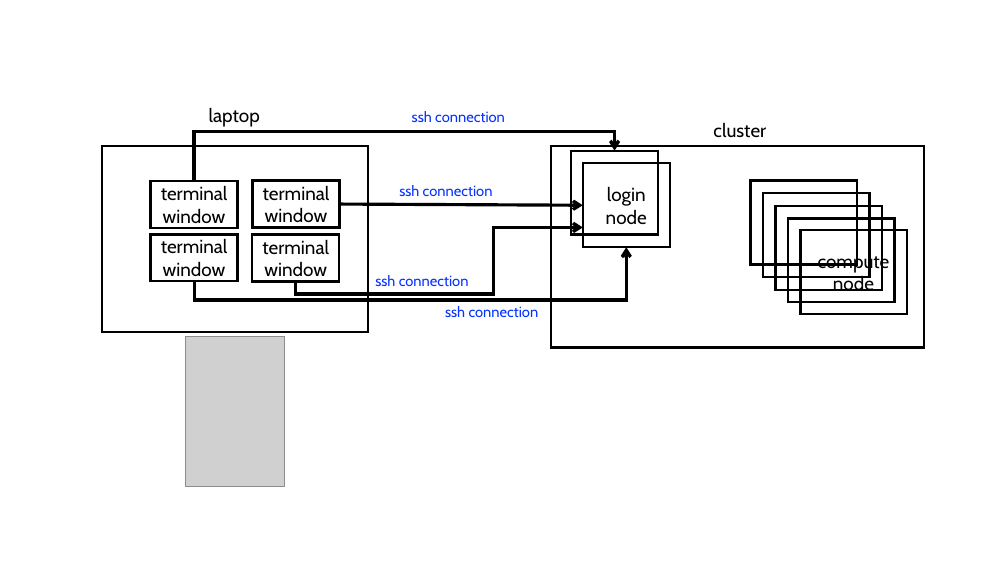
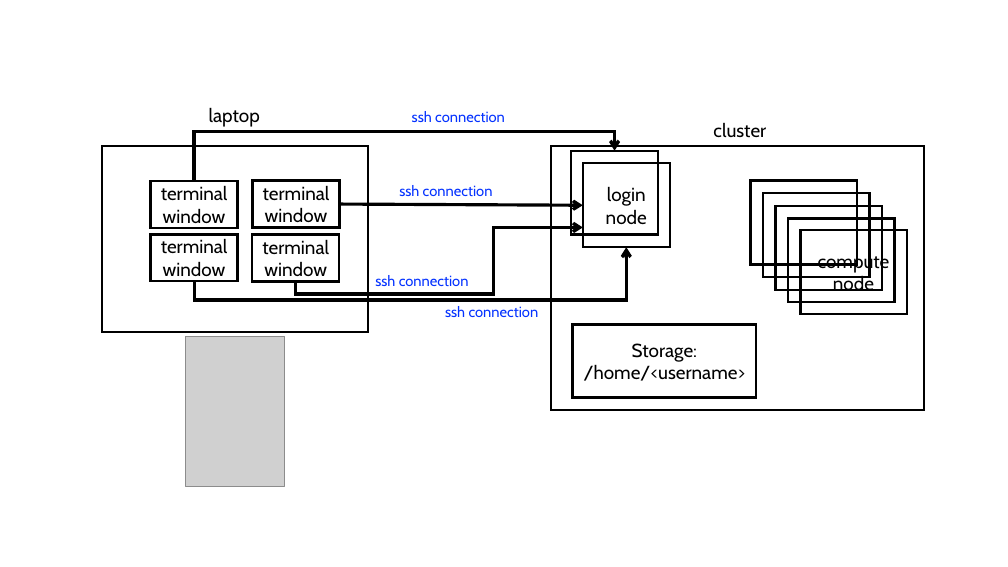
Before and after one commit to AdvancedResearchComputing/Workshops, a slide deck: slide 1 of ssh-keys/figures/context-v01.pptx. Drawn at 1008x567 pixels with LibreOffice and Linux fonts; fonts in the diff are those of the drawing; grey boxes stand for pictures. Boxes give left, top, right and bottom in pixels: in the first picture for what was removed or moved away, otherwise in the second. Text is boxed around its words. In the diff, an @@ line names an element or a change of style, - is before the commit and + after.

```diff
--- a/ssh-keys/figures/context-v01.pptx
+++ b/ssh-keys/figures/context-v01.pptx
@@ rectangle: place and size @@
-rectangle at [551,146,924,348]
+rectangle at [551,146,924,410]
@@ rectangle added at [572,324,756,398], outline #000000 2.25 pt, 18 pt, text #000000 @@
+Storage:
+/home/<username>
```
Also in this commit, not shown: 2 other files.
